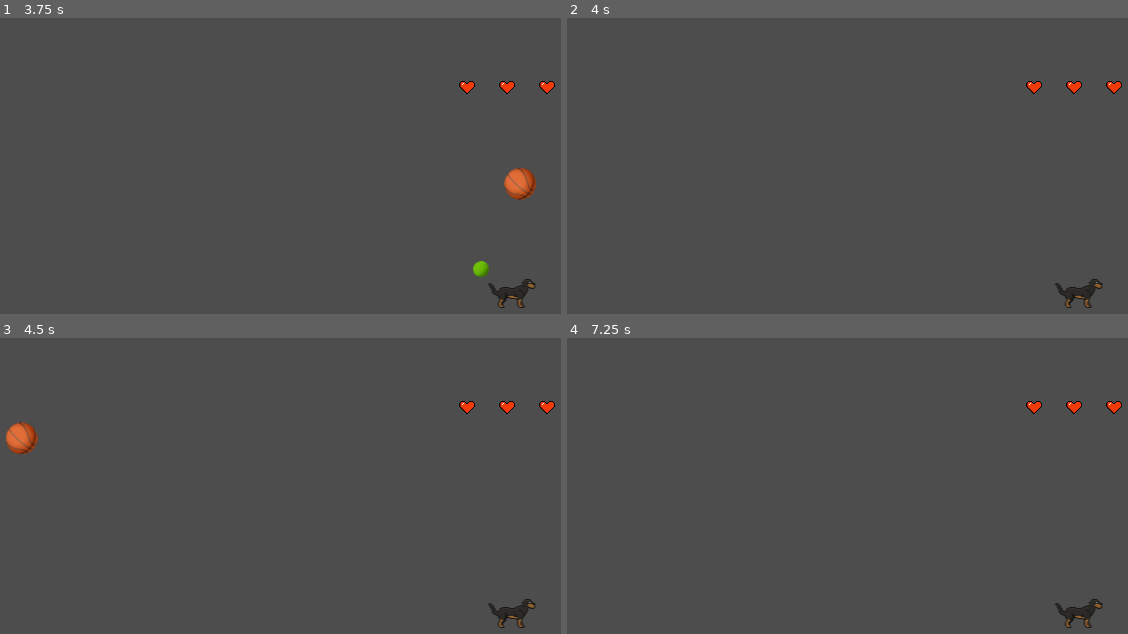
Above: before the commit, frames 1-4 (two rows, left to right).
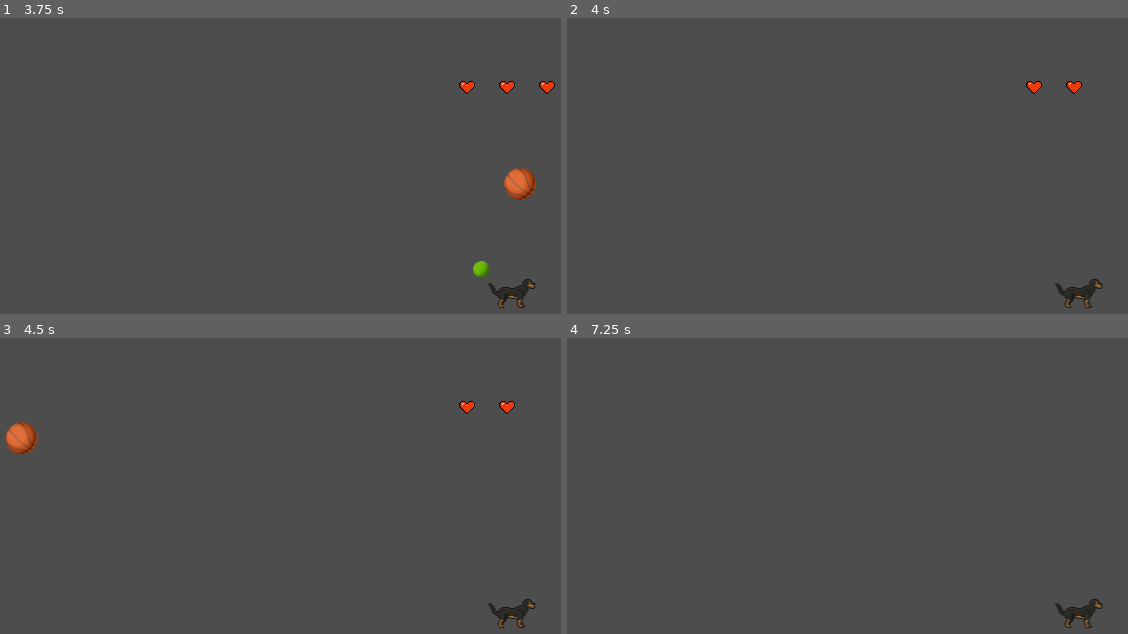
Above: after the commit, the same moments.

Repository: magickbot/putudodge
Game: Godot game, scene res://scenes/Main.tscn
Two runs of this game, one before a commit and one after it. Both use one fixed random seed, a clock stepped at 60 frames per second and the inputs below.
Inputs (mouse positions are in pixels of both pictures, inside the frame that each line leads up to):
- Up to frame 1 (3.75 s): tap Enter (ui_accept) at 0.5, 0.77, 1.25, 2, 2.75 s; move the mouse to (504, 189) at 0.52 s; click (504, 189) at 0.67 s; drag from (168, 234) to (291, 302) at 1.27 s; move the mouse to (409, 112) at 2.02 s; click (409, 112) at 2.17 s; drag from (291, 302) to (89, 145) at 2.77 s; move the mouse to (outside the picture) at 3.52 s; click (outside the picture) at 3.67 s
- Up to frame 2 (4 s): tap Enter (ui_accept) at 3.77 s
- Up to frame 3 (4.5 s): tap Enter (ui_accept) at 4.25 s; drag from (89, 465) to (213, 420) at 4.27 s
- Up to frame 4 (7.25 s): move the mouse to (937, 533) at 5.02 s; click (937, 533) at 5.17 s; drag from (780, 420) to (735, 554) at 5.77 s; move the mouse to (1071, 509) at 6.52 s; click (1071, 509) at 6.67 s; tap Enter (ui_accept) at 6.77 s

Frame 1 is identical in both runs. In frame 2, less than 0.1% of the frame differs, in the area x 96-99%, y 21-26%; in frame 3, less than 0.1%; in frame 4, 0.3%, in the area x 81-99%, y 21-26%.

Commit message:
ui hearts reflect the current hp

Diff:
--- a/scenes/player.gd
+++ b/scenes/player.gd
@@ -14,8 +14,9 @@
 signal player_died
 
 func _ready():
-	# update_lives_ui()
 	current_health = max_health
+	health_changed.connect(_on_health_changed)
+	_on_health_changed(current_health)  # Initialize UI on start
 
 func take_damage():
 	if is_invulnerable:
@@ -53,6 +54,13 @@
 	velocity = input_vector * speed
 	move_and_slide()
 
+func _on_health_changed(new_health):
+	# Loop through the hearts and update visibility
+	for i in range(life_container.get_child_count()):
+		var heart = life_container.get_child(i)
+		heart.visible = i < new_health
+
+
 # func update_lives_ui():
 	# for i in range(max_lives):
 		# var life_icon = life_container.get_child(i)
